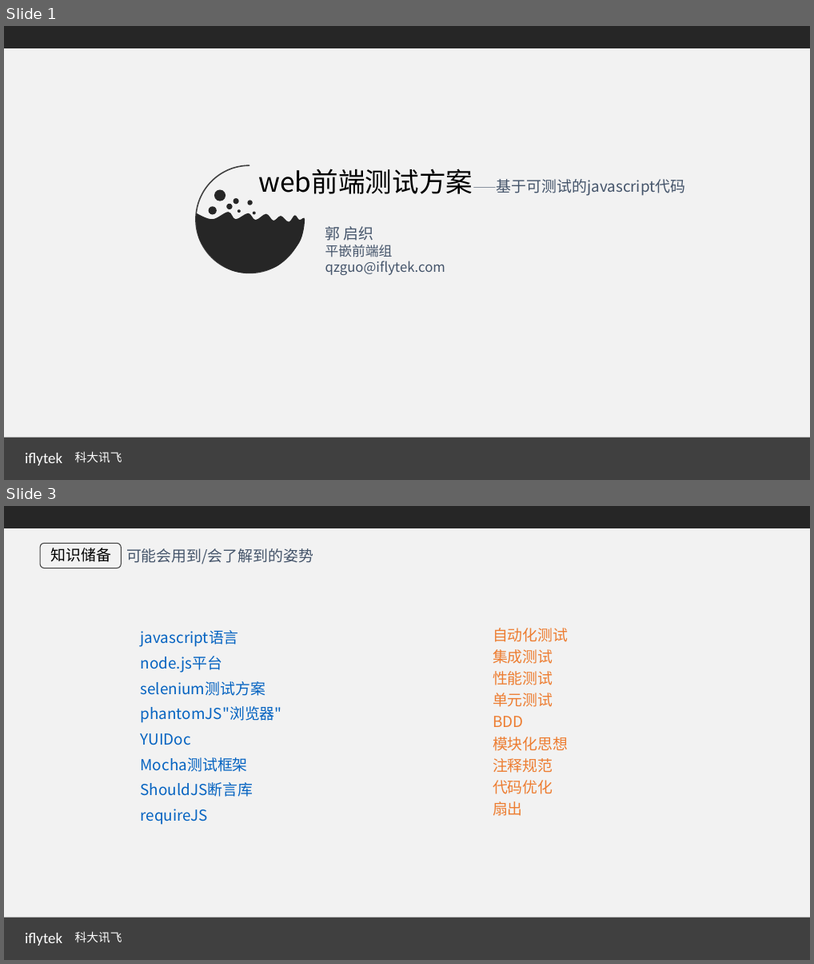
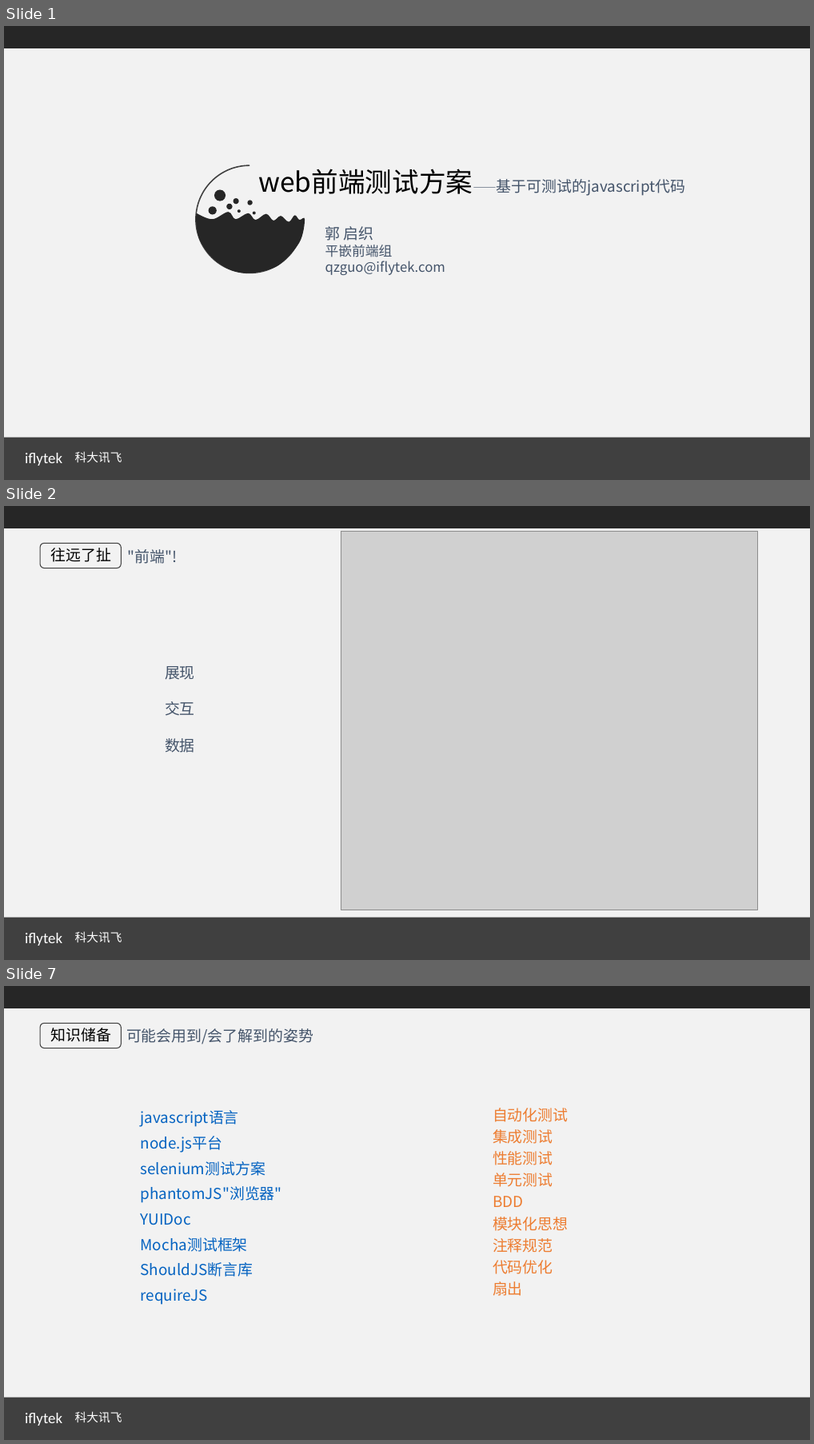
Before and after one commit to Ahkari/helloWorld, a slide deck: mocha-phantomJs/U/web测试方案.ppt. Shown one above the other, each under a label of ours: slides 1 and 3 before the commit, slides 1, 2 and 7 after it; the slides between them are not shown. The pictures are 814x964 and 814x1444 pixels, drawn with LibreOffice and Linux fonts; fonts in the diff are those of the drawing; grey boxes stand for pictures. Boxes give left, top, right and bottom in pixels: in the first picture for what was removed or moved away, otherwise in the second. Text is boxed around its words. In the diff, an @@ line names an element or a change of style, - is before the commit and + after.

Commit message:
PPT增加前端现状部分

```diff
--- a/mocha-phantomJs/U/web测试方案.ppt
+++ b/mocha-phantomJs/U/web测试方案.ppt
@@ slide 2 added at bbox=[4, 506, 810, 960], background #F2F2F2; not listed: 2 template elements that a slide beside it also shows @@
@@ rounded rectangle added at bbox=[40, 543, 122, 568], outline #404040 0.99 pt @@
@@ text added at bbox=[50, 548, 111, 562], 18 pt, text #000000 @@
+往远了扯
@@ text added at bbox=[128, 549, 178, 564], 18 pt, text #44546A @@
+"前端"!
@@ picture added at bbox=[341, 531, 758, 908] @@
@@ text added at bbox=[165, 666, 195, 752], 18 pt, text #44546A @@
+展现
+交互
+数据
@@ text added at bbox=[25, 932, 62, 945], 18 pt, text #FFFFFF @@
+iflytek
@@ text added at bbox=[75, 931, 122, 942], 14 pt, text #FFFFFF @@
+科大讯飞
@@ what was slide 3 is now slide 7 @@
```
Also in this commit, not shown: 4 slides changed, 3 other slides added, 1 other file.
